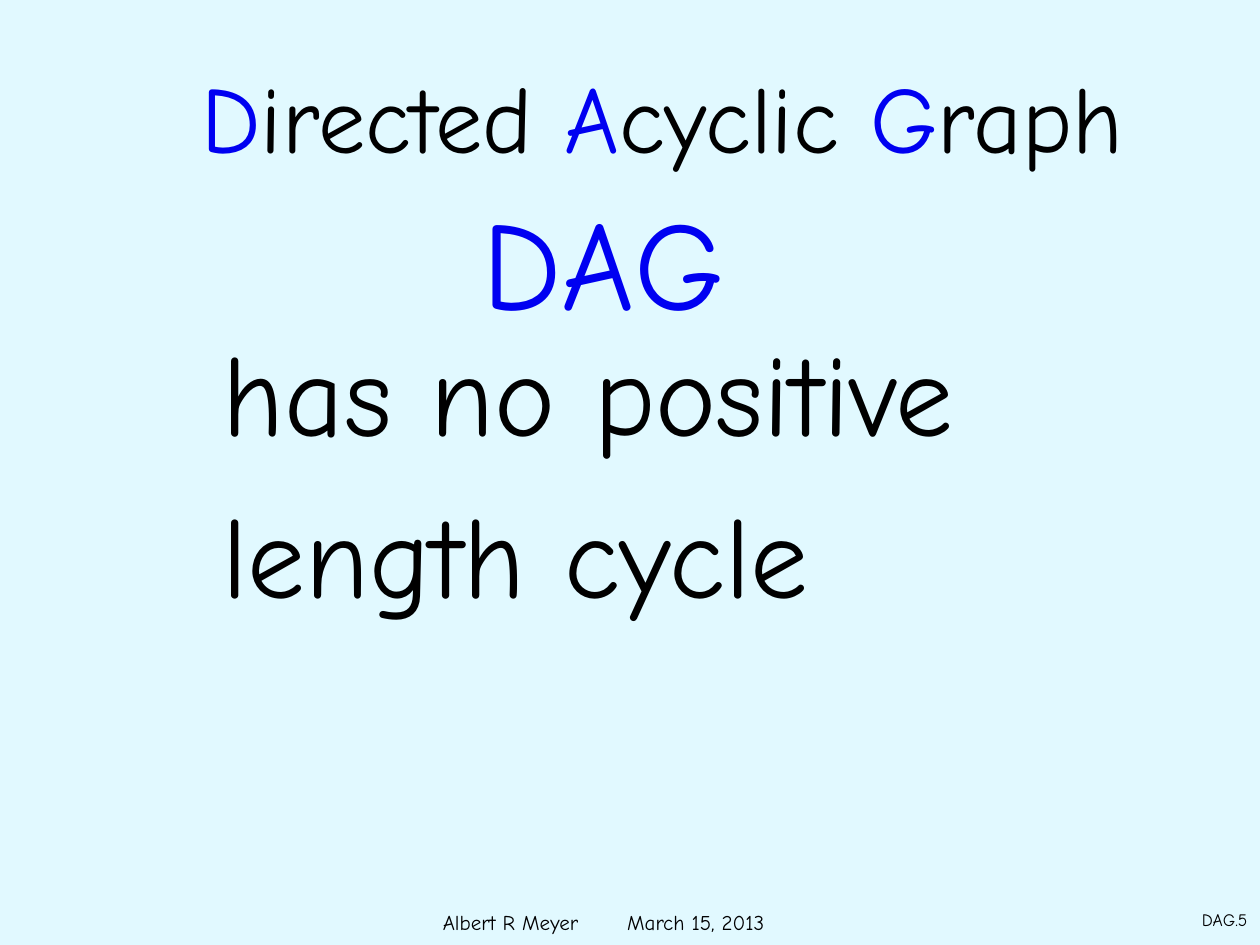
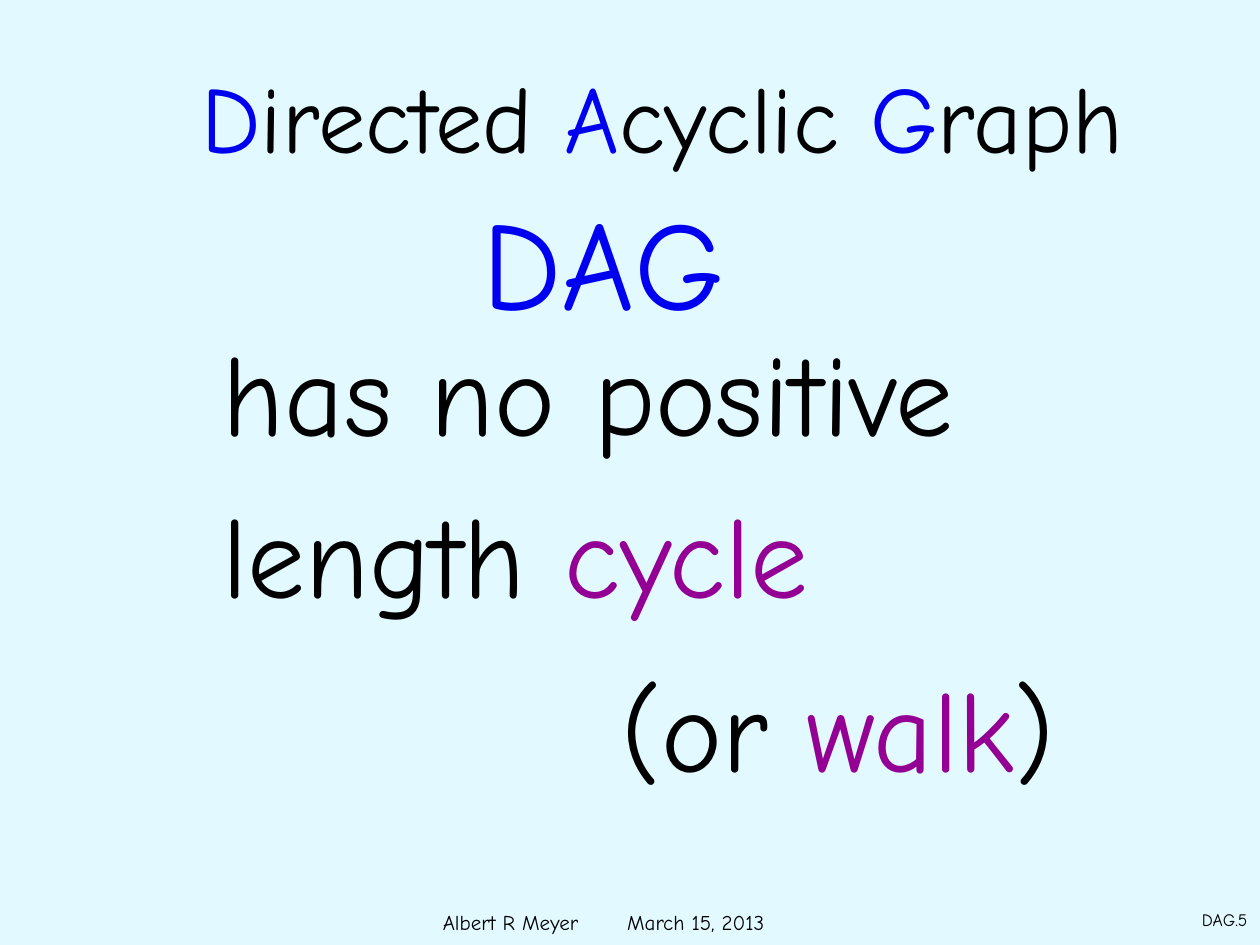
Before and after one commit to armeyer/mcs_web, a slide deck: slide 5 of spring13/slides13/dags.pptx. Drawn at 1260x945 pixels with LibreOffice and Linux fonts; fonts in the diff are those of the drawing; background and template pictures are left out. Boxes give left, top, right and bottom in pixels: in the first picture for what was removed or moved away, otherwise in the second. Text is boxed around its words. In the diff, an @@ line names an element or a change of style, - is before the commit and + after.

```diff
--- a/spring13/slides13/dags.pptx
+++ b/spring13/slides13/dags.pptx
@@ text at (x1=223, y1=519, x2=808, y2=621): text colour #000000 to #930093 in "cycle" @@
@@ text added at (x1=621, y1=681, x2=1055, y2=785), 66 pt, text #000000 @@
+(or walk)
```
